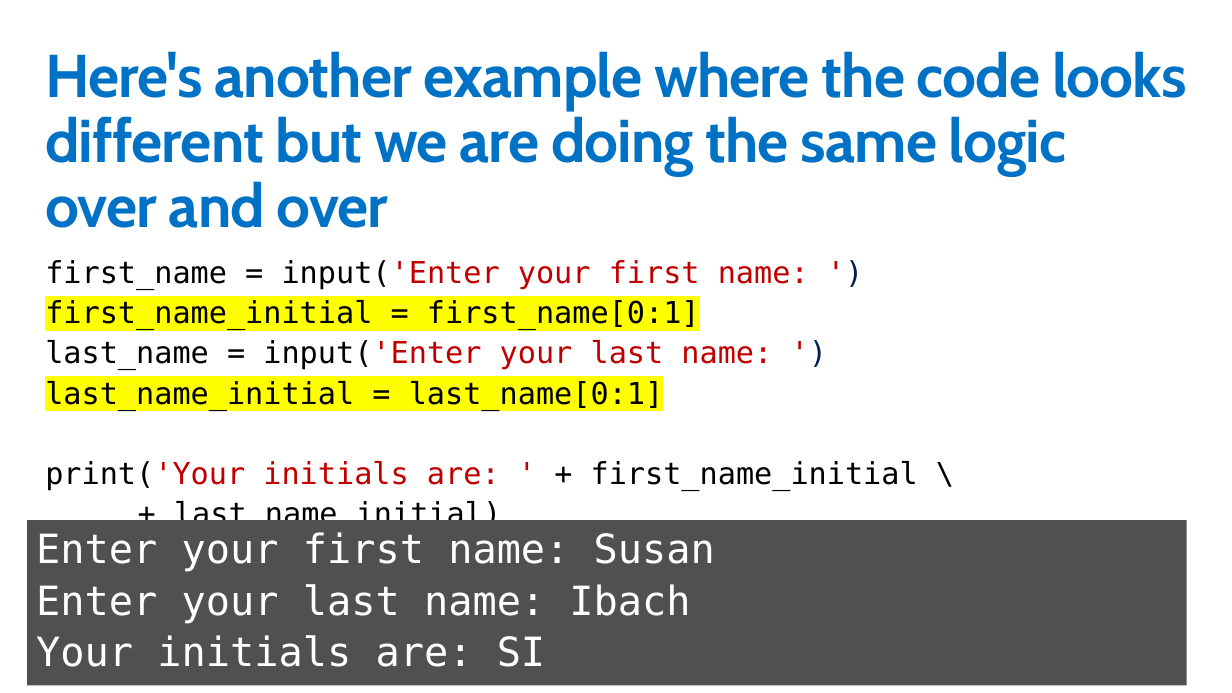
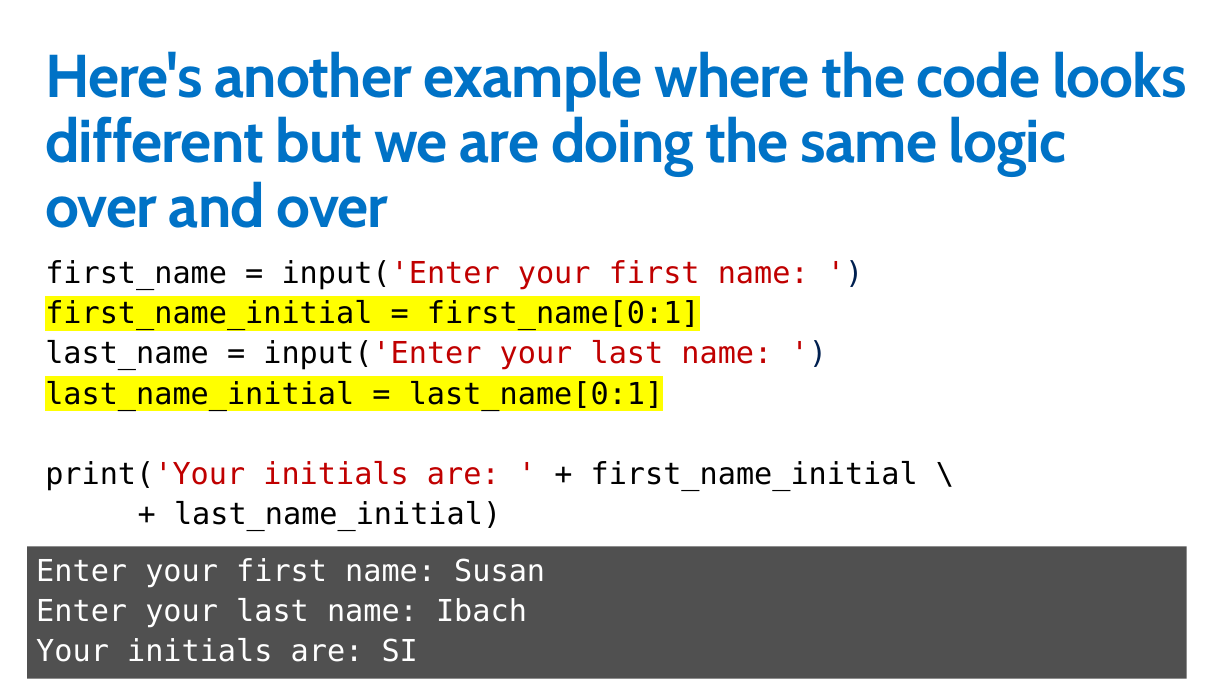
Before and after one commit to GeekTrainer/python-getting-started, a slide deck: slide 7 of Slides/13 - Functions.pptx. Drawn at 1232x693 pixels with LibreOffice and Linux fonts; fonts in the diff are those of the drawing. Boxes give left, top, right and bottom in pixels: in the first picture for what was removed or moved away, otherwise in the second. Text is boxed around its words. In the diff, an @@ line names an element or a change of style, - is before the commit and + after.

```diff
--- a/Slides/13 - Functions.pptx
+++ b/Slides/13 - Functions.pptx
@@ rectangle "Enter your first name: Susan": place and size @@
-rectangle "Enter your first name: Susan" at box(27, 520, 1187, 685)
+rectangle "Enter your first name: Susan" at box(27, 546, 1187, 679)
@@ rectangle "Enter your first name: Susan" at box(27, 546, 1187, 679): size 32 to 24 pt @@
```
Also in this commit, not shown: 7 other slides changed, 19 other files.
